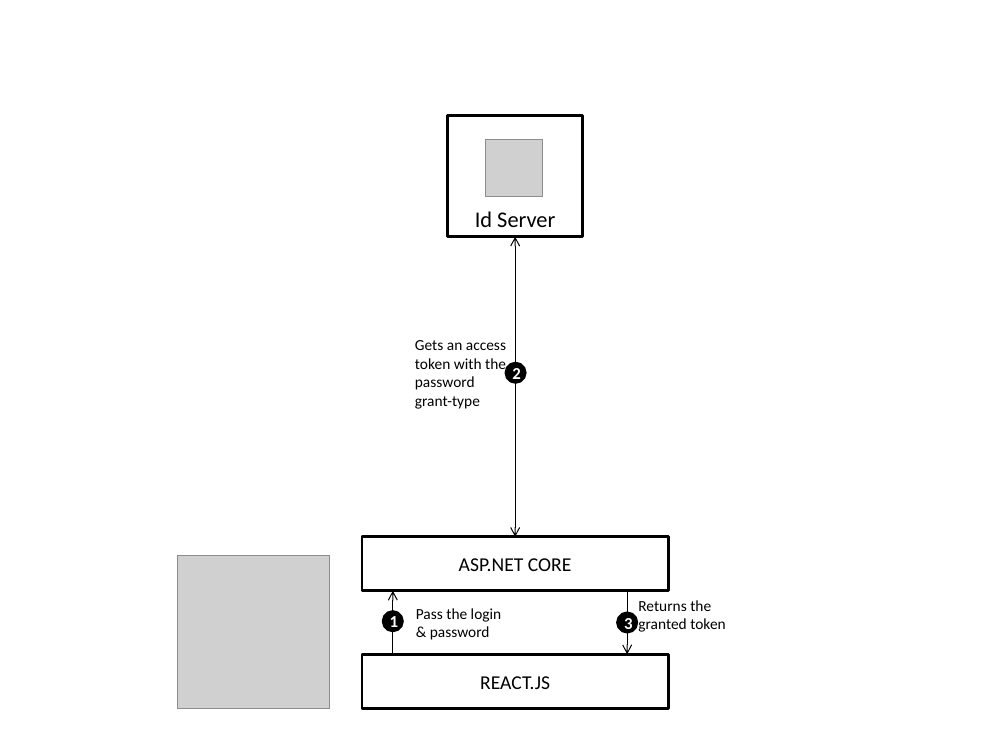
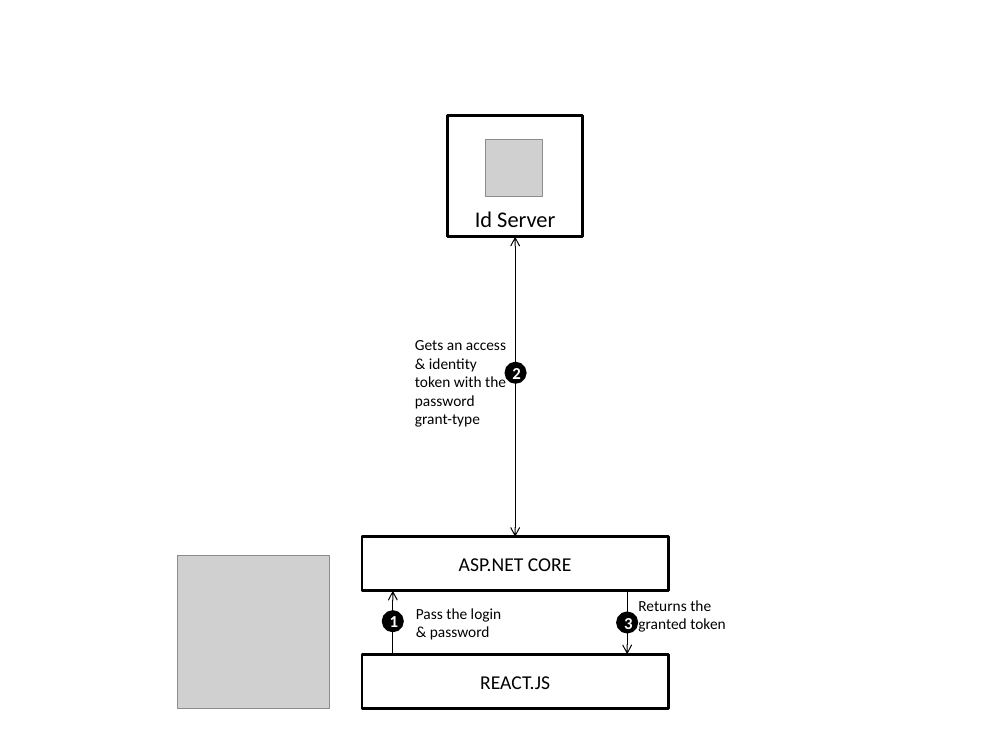
Before and after one commit to hannanmumtaz/SimpleIdentityServer.Samples, a slide deck: slide 2 of schemas.pptx. Drawn at 1008x756 pixels with LibreOffice and Linux fonts; fonts in the diff are those of the drawing; grey boxes stand for pictures. Boxes give left, top, right and bottom in pixels: in the first picture for what was removed or moved away, otherwise in the second. Text is boxed around its words. In the diff, an @@ line names an element or a change of style, - is before the commit and + after.

```diff
--- a/schemas.pptx
+++ b/schemas.pptx
@@ text at (x1=415, y1=340, x2=506, y2=427): text changed @@
-Gets an access token with the password grant-type
+Gets an access & identity token with the password grant-type
```
Also in this commit, not shown: 2 other slides changed, 2 slides added, 20 other files.
